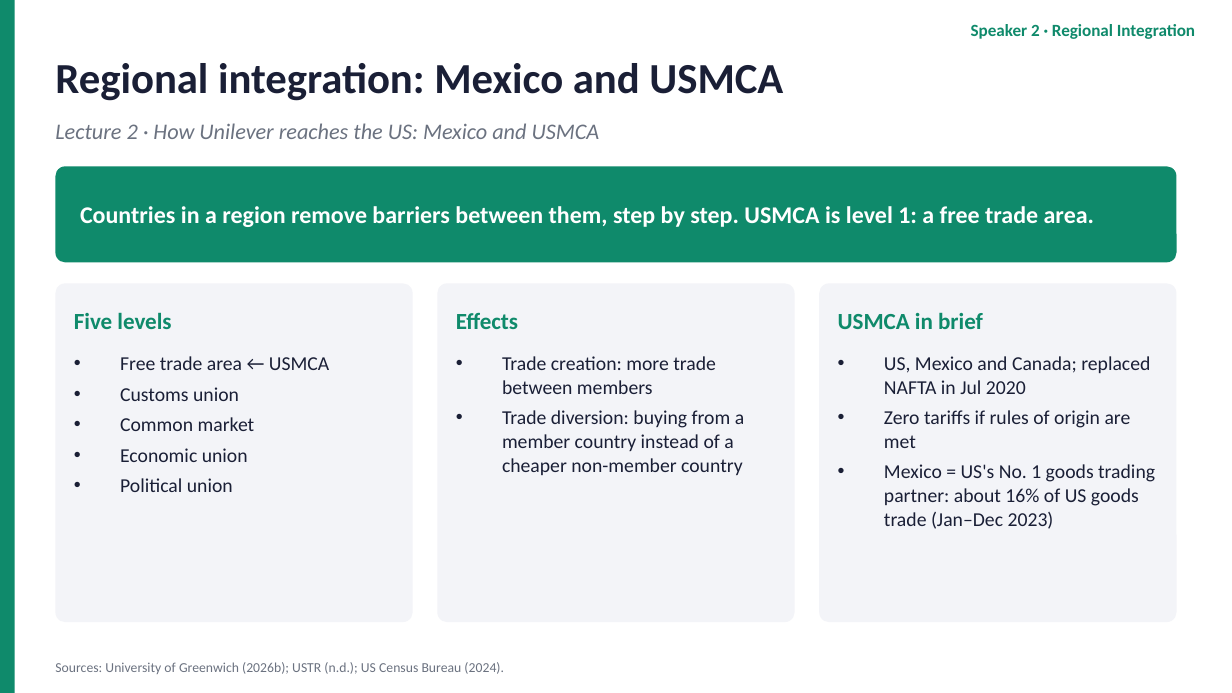
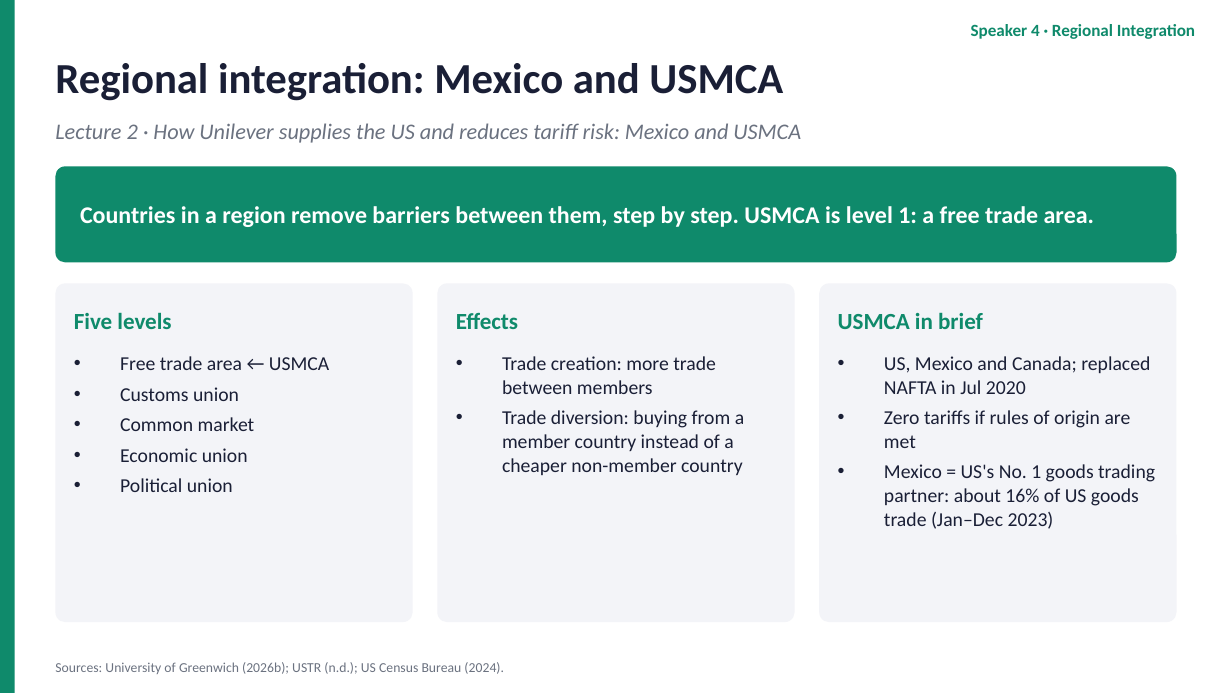
Before and after one commit to dollar3651314/mymba, a slide deck: slide 12 of content/busi1763/files/Unilever_Group_EN.pptx (slide 6 before the commit). Drawn at 1232x693 pixels with LibreOffice and Linux fonts; fonts in the diff are those of the drawing. Boxes give left, top, right and bottom in pixels: in the first picture for what was removed or moved away, otherwise in the second. Text is boxed around its words. In the diff, an @@ line names an element or a change of style, - is before the commit and + after.

```diff
--- a/content/busi1763/files/Unilever_Group_EN.pptx
+++ b/content/busi1763/files/Unilever_Group_EN.pptx
@@ text at <box>971,24,1195,39</box>: text changed @@
-Speaker 2 · Regional Integration
+Speaker 4 · Regional Integration
@@ text at <box>55,123,801,143</box>: text changed @@
-Lecture 2 · How Unilever reaches the US: Mexico and USMCA
+Lecture 2 · How Unilever supplies the US and reduces tariff risk: Mexico and USMCA
```
Also in this commit, not shown: 7 other slides changed, 6 other files.
